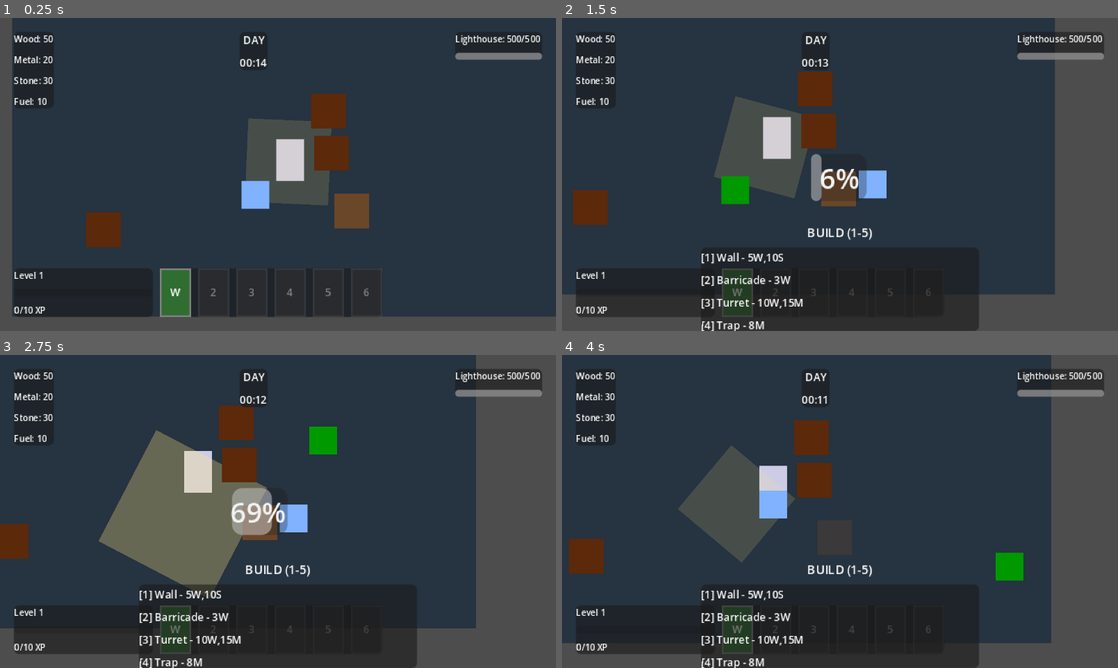
Above: before the commit, frames 1-4 (two rows, left to right).
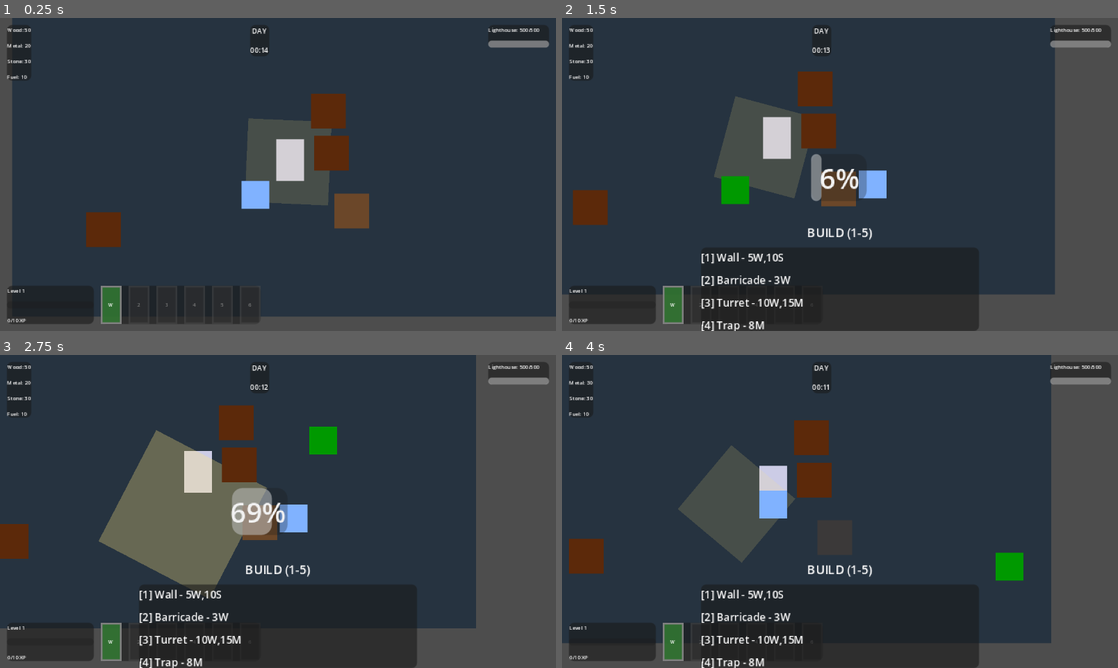
Above: after the commit, the same moments.

Repository: Giorino/last-lighthouse
Game: Godot game, scene res://scenes/main/game.tscn
Two runs of this game, one before a commit and one after it. Both use one fixed random seed, a clock stepped at 60 frames per second and the inputs below. This scene is started directly instead of the project's main scene.
Inputs (mouse positions are in pixels of both pictures, inside the frame that each line leads up to):
- Up to frame 1 (0.25 s): no input
- Up to frame 2 (1.5 s): tap Enter at 0.5 s; move the mouse to (962, 158) at 0.52 s; hold D (move_right) 0.53-1.28 s; hold B (build_mode) 0.53-1.28 s; click (962, 158) at 0.67 s; move the mouse to (728, 190) at 1.27 s; hold S (move_down) from 1.28 s (still down); tap E (interact) at 1.35 s
- Up to frame 3 (2.75 s): move the mouse to (333, 442) at 2.02 s; release S (move_down) at 2.03 s; hold D (move_right) from 2.03 s (still down); hold Space (lighthouse_beam) from 2.03 s (still down)
- Up to frame 4 (4 s): move the mouse to (812, 574) at 2.77 s; release D (move_right) at 2.78 s; release Space (lighthouse_beam) at 2.78 s; hold W (move_up) 2.78-3.53 s; tap R (repair) at 2.85 s; click (812, 574) at 2.92 s; move the mouse to (1006, 558) at 3.52 s; hold A (move_left) from 3.53 s (still down); tap F at 3.6 s

The runs differ from the first frame. In frame 1, 4.0% of the frame differs, in the area x 1-99%, y 2-98%; in frame 2, 3.5%; in frame 3, 3.6%; in frame 4, 3.4%.

Commit message:
UI Scale: Aggressive 60% reduction for 1920x1080 display
Problem: Even after 40% reduction, UI was still too large
- 5px fonts (30px on screen) still too big
- Panels and buttons oversized for 1920x1080

Solution: Additional ~40% reduction across all UI elements

Font sizes:
- Before: 5px, 6px, 7px
- After: 3px, 4px, 4px
- On screen at 6x: 18px, 24px, 24px (comfortable reading size)

HUD changes:
- All labels: 5px→3px, 6px→4px
- Progress bars: Height 4→3px, widths reduced 15-20%
- Weapon slots: 18x18→12x12px, font 6→3px
- Margins: 8px→4px

Game Over:
- Panel: 120x80→100x60px
- Title: 7→4px
- Stats: 5→3px
- Buttons: 30x12→22x8px, font 5→3px
- Spacers: 4→2px, separation 8→4px

Level Up:
- Panel: 180x70→140x50px
- Title: 7→4px
- Button size: 55x45→35x30px, font 5→3px
- Separation: 10→6px, choice gap 5→3px

Pause Menu:
- Panel: 120x80→90x56px
- Title: 7→4px
- Buttons: font 5→3px
- Spacer: 6→4px

Result: All UI now properly scaled for 1920x1080 display
Total reduction from original: ~66% smaller

Diff:
--- a/scenes/ui/game_over_screen.tscn
+++ b/scenes/ui/game_over_screen.tscn
@@ -29,10 +29,10 @@
 anchor_top = 0.5
 anchor_right = 0.5
 anchor_bottom = 0.5
-offset_left = -60.0
-offset_top = -40.0
-offset_right = 60.0
-offset_bottom = 40.0
+offset_left = -50.0
+offset_top = -30.0
+offset_right = 50.0
+offset_bottom = 30.0
 grow_horizontal = 2
 grow_vertical = 2
 
@@ -47,12 +47,12 @@
 
 [node name="Title" type="Label" parent="Control/Panel/VBoxContainer"]
 layout_mode = 2
-theme_override_font_sizes/font_size = 7
+theme_override_font_sizes/font_size = 4
 text = "LIGHTHOUSE FELL"
 horizontal_alignment = 1
 
 [node name="Spacer1" type="Control" parent="Control/Panel/VBoxContainer"]
-custom_minimum_size = Vector2(0, 4)
+custom_minimum_size = Vector2(0, 2)
 layout_mode = 2
 
 [node name="Stats" type="VBoxContainer" parent="Control/Panel/VBoxContainer"]
@@ -61,45 +61,45 @@
 
 [node name="NightLabel" type="Label" parent="Control/Panel/VBoxContainer/Stats"]
 layout_mode = 2
-theme_override_font_sizes/font_size = 5
+theme_override_font_sizes/font_size = 3
 text = "Night Reached: 0"
 horizontal_alignment = 1
 
 [node name="EnemiesLabel" type="Label" parent="Control/Panel/VBoxContainer/Stats"]
 layout_mode = 2
-theme_override_font_sizes/font_size = 5
+theme_override_font_sizes/font_size = 3
 text = "Enemies Killed: 0"
 horizontal_alignment = 1
 
 [node name="ResourcesLabel" type="Label" parent="Control/Panel/VBoxContainer/Stats"]
 layout_mode = 2
-theme_override_font_sizes/font_size = 5
+theme_override_font_sizes/font_size = 3
 text = "Resources Gathered: 0"
 horizontal_alignment = 1
 
 [node name="TokensLabel" type="Label" parent="Control/Panel/VBoxContainer/Stats"]
 layout_mode = 2
-theme_override_font_sizes/font_size = 5
+theme_override_font_sizes/font_size = 3
 text = "Keeper Tokens: +0"
 horizontal_alignment = 1
 
 [node name="Spacer2" type="Control" parent="Control/Panel/VBoxContainer"]
-custom_minimum_size = Vector2(0, 4)
+custom_minimum_size = Vector2(0, 2)
 layout_mode = 2
 
 [node name="Buttons" type="HBoxContainer" parent="Control/Panel/VBoxContainer"]
 layout_mode = 2
-theme_override_constants/separation = 8
+theme_override_constants/separation = 4
 alignment = 1
 
 [node name="RetryButton" type="Button" parent="Control/Panel/VBoxContainer/Buttons"]
-custom_minimum_size = Vector2(30, 12)
+custom_minimum_size = Vector2(22, 8)
 layout_mode = 2
-theme_override_font_sizes/font_size = 5
+theme_override_font_sizes/font_size = 3
 text = "Retry"
 
 [node name="QuitButton" type="Button" parent="Control/Panel/VBoxContainer/Buttons"]
-custom_minimum_size = Vector2(30, 12)
+custom_minimum_size = Vector2(22, 8)
 layout_mode = 2
-theme_override_font_sizes/font_size = 5
+theme_override_font_sizes/font_size = 3
 text = "Quit"
--- a/scenes/ui/hud.tscn
+++ b/scenes/ui/hud.tscn
@@ -12,10 +12,10 @@
 anchor_bottom = 1.0
 grow_horizontal = 2
 grow_vertical = 2
-theme_override_constants/margin_left = 8
-theme_override_constants/margin_top = 8
-theme_override_constants/margin_right = 8
-theme_override_constants/margin_bottom = 8
+theme_override_constants/margin_left = 4
+theme_override_constants/margin_top = 4
+theme_override_constants/margin_right = 4
+theme_override_constants/margin_bottom = 4
 
 [node name="VBoxContainer" type="VBoxContainer" parent="MarginContainer"]
 layout_mode = 2
@@ -32,22 +32,22 @@
 
 [node name="WoodLabel" type="Label" parent="MarginContainer/VBoxContainer/TopBar/ResourcePanel/VBoxContainer"]
 layout_mode = 2
-theme_override_font_sizes/font_size = 5
+theme_override_font_sizes/font_size = 3
 text = "Wood: 50"
 
 [node name="MetalLabel" type="Label" parent="MarginContainer/VBoxContainer/TopBar/ResourcePanel/VBoxContainer"]
 layout_mode = 2
-theme_override_font_sizes/font_size = 5
+theme_override_font_sizes/font_size = 3
 text = "Metal: 20"
 
 [node name="StoneLabel" type="Label" parent="MarginContainer/VBoxContainer/TopBar/ResourcePanel/VBoxContainer"]
 layout_mode = 2
-theme_override_font_sizes/font_size = 5
+theme_override_font_sizes/font_size = 3
 text = "Stone: 30"
 
 [node name="FuelLabel" type="Label" parent="MarginContainer/VBoxContainer/TopBar/ResourcePanel/VBoxContainer"]
 layout_mode = 2
-theme_override_font_sizes/font_size = 5
+theme_override_font_sizes/font_size = 3
 text = "Fuel: 10"
 
 [node name="CenterPanel" type="PanelContainer" parent="MarginContainer/VBoxContainer/TopBar"]
@@ -60,13 +60,13 @@
 
 [node name="PhaseLabel" type="Label" parent="MarginContainer/VBoxContainer/TopBar/CenterPanel/VBoxContainer"]
 layout_mode = 2
-theme_override_font_sizes/font_size = 6
+theme_override_font_sizes/font_size = 4
 text = "NIGHT"
 horizontal_alignment = 1
 
 [node name="TimeLabel" type="Label" parent="MarginContainer/VBoxContainer/TopBar/CenterPanel/VBoxContainer"]
 layout_mode = 2
-theme_override_font_sizes/font_size = 6
+theme_override_font_sizes/font_size = 4
 text = "01:00"
 horizontal_alignment = 1
 
@@ -80,11 +80,11 @@
 
 [node name="HPLabel" type="Label" parent="MarginContainer/VBoxContainer/TopBar/LighthousePanel/VBoxContainer"]
 layout_mode = 2
-theme_override_font_sizes/font_size = 5
+theme_override_font_sizes/font_size = 3
 text = "Lighthouse: 500/500"
 
 [node name="HPBar" type="ProgressBar" parent="MarginContainer/VBoxContainer/TopBar/LighthousePanel/VBoxContainer"]
-custom_minimum_size = Vector2(50, 4)
+custom_minimum_size = Vector2(35, 3)
 layout_mode = 2
 max_value = 500.0
 value = 500.0
@@ -106,18 +106,18 @@
 
 [node name="LevelLabel" type="Label" parent="MarginContainer/VBoxContainer/BottomBar/PlayerPanel/VBoxContainer"]
 layout_mode = 2
-theme_override_font_sizes/font_size = 5
+theme_override_font_sizes/font_size = 3
 text = "Level 1"
 
 [node name="XPBar" type="ProgressBar" parent="MarginContainer/VBoxContainer/BottomBar/PlayerPanel/VBoxContainer"]
-custom_minimum_size = Vector2(80, 4)
+custom_minimum_size = Vector2(50, 3)
 layout_mode = 2
 max_value = 10.0
 show_percentage = false
 
 [node name="XPLabel" type="Label" parent="MarginContainer/VBoxContainer/BottomBar/PlayerPanel/VBoxContainer"]
 layout_mode = 2
-theme_override_font_sizes/font_size = 5
+theme_override_font_sizes/font_size = 3
 text = "0/10 XP"
 
 [node name="WeaponPanel" type="PanelContainer" parent="MarginContainer/VBoxContainer/BottomBar"]
--- a/scenes/ui/level_up_screen.tscn
+++ b/scenes/ui/level_up_screen.tscn
@@ -11,21 +11,21 @@
 anchor_top = 0.5
 anchor_right = 0.5
 anchor_bottom = 0.5
-offset_left = -90.0
-offset_top = -35.0
-offset_right = 90.0
-offset_bottom = 35.0
+offset_left = -70.0
+offset_top = -25.0
+offset_right = 70.0
+offset_bottom = 25.0
 
 [node name="VBoxContainer" type="VBoxContainer" parent="PanelContainer"]
 layout_mode = 2
-theme_override_constants/separation = 10
+theme_override_constants/separation = 6
 
 [node name="LevelLabel" type="Label" parent="PanelContainer/VBoxContainer"]
 layout_mode = 2
-theme_override_font_sizes/font_size = 7
+theme_override_font_sizes/font_size = 4
 text = "LEVEL UP!"
 horizontal_alignment = 1
 
 [node name="ChoicesContainer" type="HBoxContainer" parent="PanelContainer/VBoxContainer"]
 layout_mode = 2
-theme_override_constants/separation = 5
+theme_override_constants/separation = 3
--- a/scenes/ui/pause_menu.tscn
+++ b/scenes/ui/pause_menu.tscn
@@ -29,10 +29,10 @@
 anchor_top = 0.5
 anchor_right = 0.5
 anchor_bottom = 0.5
-offset_left = -60.0
-offset_top = -40.0
-offset_right = 60.0
-offset_bottom = 40.0
+offset_left = -45.0
+offset_top = -28.0
+offset_right = 45.0
+offset_bottom = 28.0
 grow_horizontal = 2
 grow_vertical = 2
 
@@ -46,25 +46,25 @@
 
 [node name="Title" type="Label" parent="Control/Panel/VBoxContainer"]
 layout_mode = 2
-theme_override_font_sizes/font_size = 7
+theme_override_font_sizes/font_size = 4
 text = "PAUSED"
 horizontal_alignment = 1
 
 [node name="Spacer1" type="Control" parent="Control/Panel/VBoxContainer"]
-custom_minimum_size = Vector2(0, 6)
+custom_minimum_size = Vector2(0, 4)
 layout_mode = 2
 
 [node name="ResumeButton" type="Button" parent="Control/Panel/VBoxContainer"]
 layout_mode = 2
-theme_override_font_sizes/font_size = 5
+theme_override_font_sizes/font_size = 3
 text = "Resume (ESC)"
 
 [node name="SettingsButton" type="Button" parent="Control/Panel/VBoxContainer"]
 layout_mode = 2
-theme_override_font_sizes/font_size = 5
+theme_override_font_sizes/font_size = 3
 text = "Settings"
 
 [node name="QuitButton" type="Button" parent="Control/Panel/VBoxContainer"]
 layout_mode = 2
-theme_override_font_sizes/font_size = 5
+theme_override_font_sizes/font_size = 3
 text = "Quit"
--- a/scripts/ui/hud.gd
+++ b/scripts/ui/hud.gd
@@ -139,7 +139,7 @@
 	# Create 6 weapon slot indicators
 	for i in range(6):
 		var slot_panel = PanelContainer.new()
-		slot_panel.custom_minimum_size = Vector2(18, 18)
+		slot_panel.custom_minimum_size = Vector2(12, 12)
 		slot_panel.name = "WeaponSlot%d" % i
 
 		# Check if slot is filled
@@ -171,7 +171,7 @@
 			slot_label.text = "%d" % (i + 1)
 		slot_label.horizontal_alignment = HORIZONTAL_ALIGNMENT_CENTER
 		slot_label.vertical_alignment = VERTICAL_ALIGNMENT_CENTER
-		slot_label.add_theme_font_size_override("font_size", 6)
+		slot_label.add_theme_font_size_override("font_size", 3)
 		slot_label.add_theme_color_override("font_color", Color.WHITE if is_filled else Color(0.5, 0.5, 0.5))
 
 		slot_panel.add_child(slot_label)
--- a/scripts/ui/level_up_screen.gd
+++ b/scripts/ui/level_up_screen.gd
@@ -50,14 +50,14 @@
 func create_choice_button(option: Dictionary, index: int) -> void:
 	"""PHASE 5D: Create an animated button for an upgrade choice"""
 	var button = Button.new()
-	button.custom_minimum_size = Vector2(55, 45)
+	button.custom_minimum_size = Vector2(35, 30)
 
 	# Set button text
 	var button_text = "%s\n%s" % [option.name, option.description]
 	button.text = button_text
 
 	# Style the button for pixel art
-	button.add_theme_font_size_override("font_size", 5)
+	button.add_theme_font_size_override("font_size", 3)
 
 	# PHASE 5D: Add custom styling
 	var normal_style = StyleBoxFlat.new()
